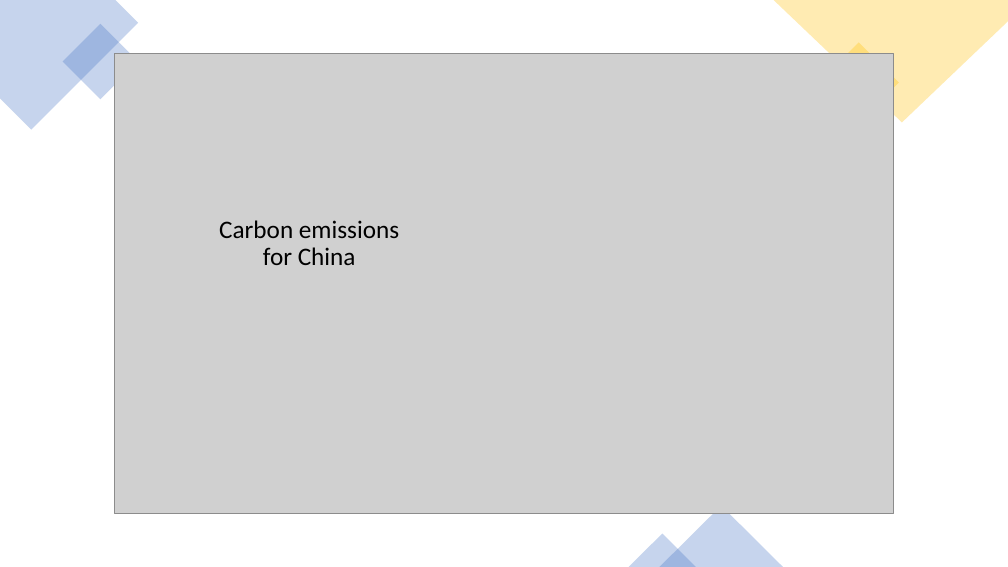
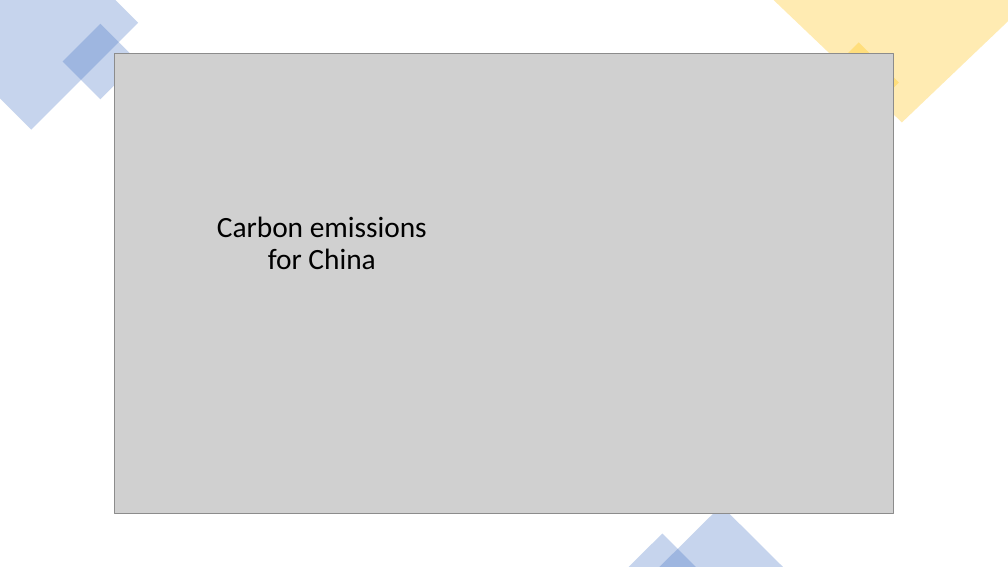
Before and after one commit to danilogiarlini/Global-CO2-Emission-Forecasting, a slide deck: slide 6 of Visualization/GlobalCO2Emission.pptx. Drawn at 1008x567 pixels with LibreOffice and Linux fonts; fonts in the diff are those of the drawing; grey boxes stand for pictures. Boxes give left, top, right and bottom in pixels: in the first picture for what was removed or moved away, otherwise in the second. Text is boxed around its words. In the diff, an @@ line names an element or a change of style, - is before the commit and + after.

```diff
--- a/Visualization/GlobalCO2Emission.pptx
+++ b/Visualization/GlobalCO2Emission.pptx
@@ text "Carbon emissions for China" at [217, 216, 427, 269]: size 24 to 28 pt @@
```
Also in this commit, not shown: 1 other slide changed, 5 slides added, 4 slides removed.
